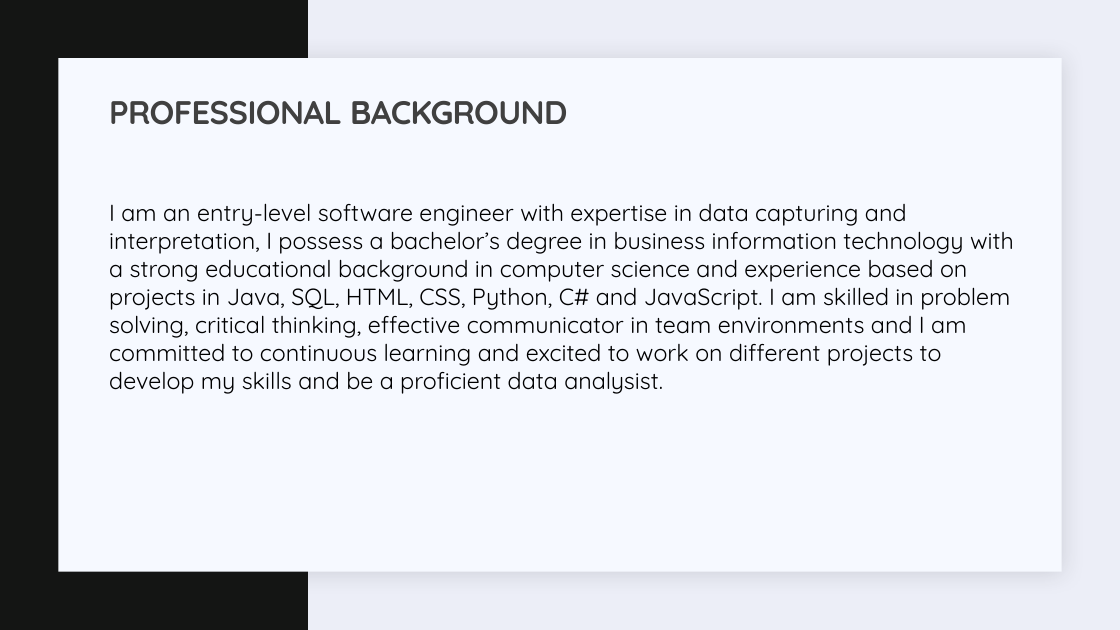
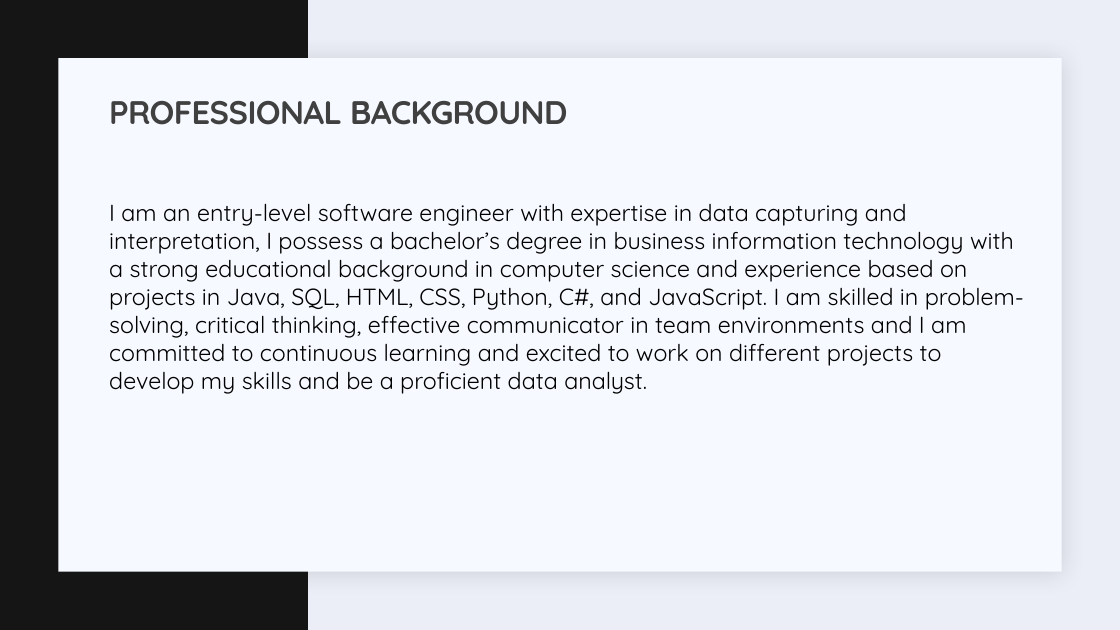
Before and after one commit to JEDDTT/Software-Projects, a slide deck: slide 2 of Data Analysis/DATA SCIENTIST SALARY.pptx. Drawn at 1120x630 pixels with LibreOffice and Linux fonts; fonts in the diff are those of the drawing. Boxes give left, top, right and bottom in pixels: in the first picture for what was removed or moved away, otherwise in the second. Text is boxed around its words. In the diff, an @@ line names an element or a change of style, - is before the commit and + after.

Commit message:
Project Update

```diff
--- a/Data Analysis/DATA SCIENTIST SALARY.pptx
+++ b/Data Analysis/DATA SCIENTIST SALARY.pptx
@@ text at (x1=109, y1=203, x2=1024, y2=394): text changed @@
-  I am an entry-level software engineer with expertise in data capturing and interpretation, I possess a bachelor’s degree in business information technology with a strong educational background in computer science and experience based on projects in Java, SQL, HTML, CSS, Python, C# and JavaScript. I am skilled in problem solving, critical thinking, effective communicator in team environments and I am committed to continuous learning and excited to work on different projects to develop my skills and be a proficient data analysist.
+  I am an entry-level software engineer with expertise in data capturing and interpretation, I possess a bachelor’s degree in business information technology with a strong educational background in computer science and experience based on projects in Java, SQL, HTML, CSS, Python, C#, and JavaScript. I am skilled in problem-solving, critical thinking, effective communicator in team environments and I am committed to continuous learning and excited to work on different projects to develop my skills and be a proficient data analyst.
```
Also in this commit, not shown: 23 other slides changed, 5 slides added, 13 other files.
